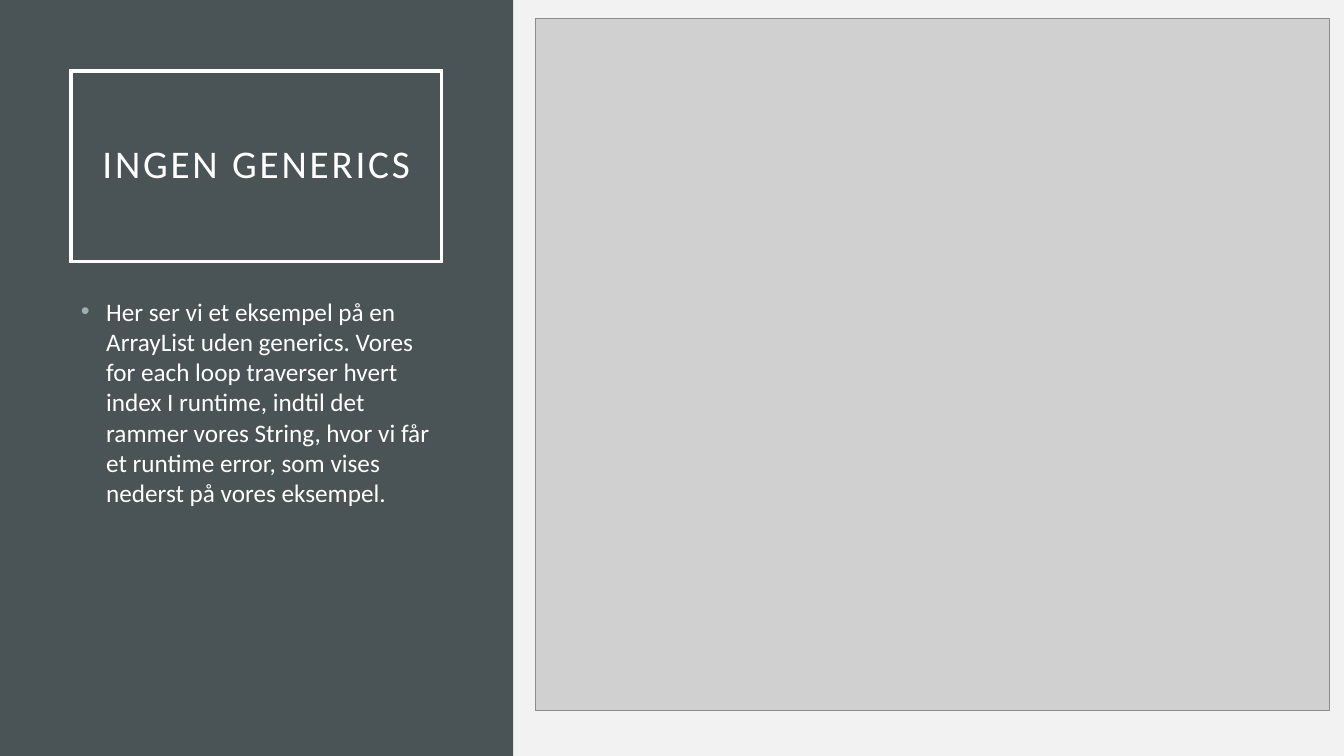
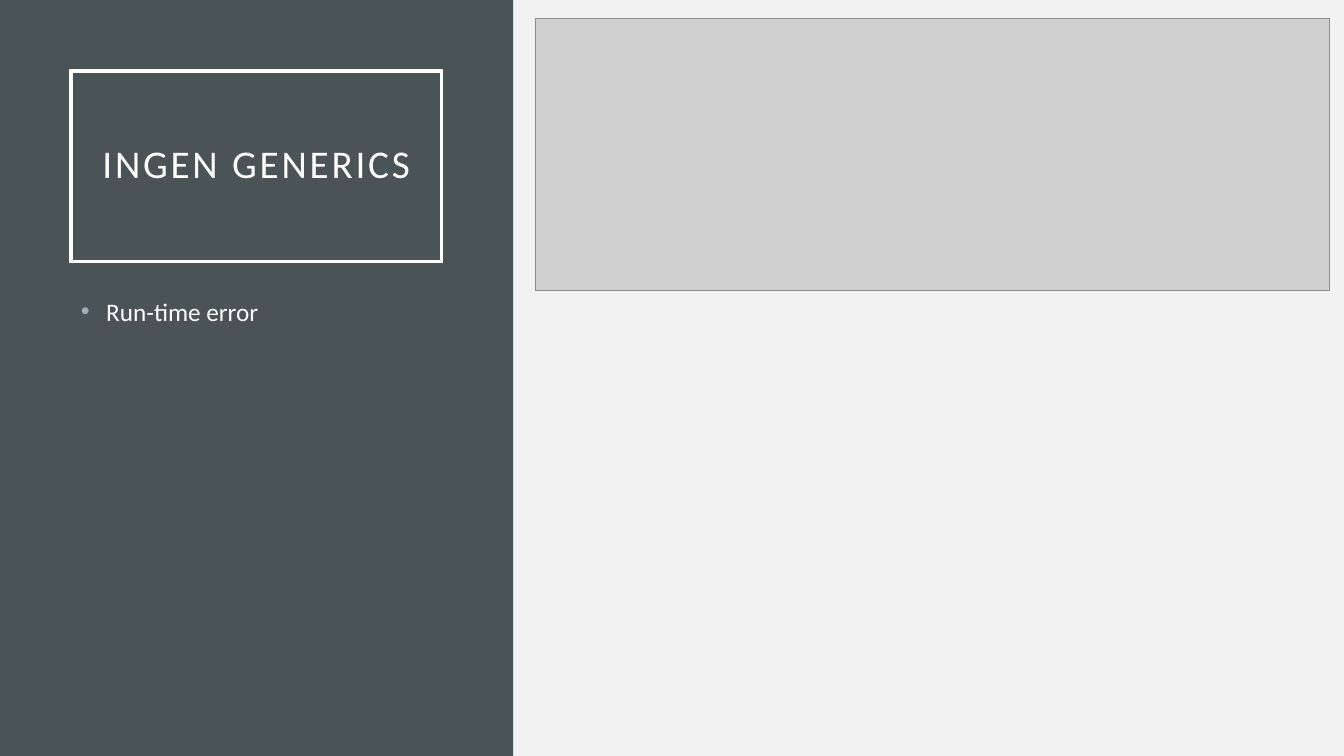
Before and after one commit to ortismal/3.-semester-SWC-TEK-slides, a slide deck: slide 3 of Interface&Generics.pptx. Drawn at 1344x756 pixels with LibreOffice and Linux fonts; fonts in the diff are those of the drawing; grey boxes stand for pictures. Boxes give left, top, right and bottom in pixels: in the first picture for what was removed or moved away, otherwise in the second. Text is boxed around its words. In the diff, an @@ line names an element or a change of style, - is before the commit and + after.

```diff
--- a/Interface&Generics.pptx
+++ b/Interface&Generics.pptx
@@ picture: place and size @@
-picture at [535, 19, 1330, 711]
+picture at [535, 19, 1330, 291]
@@ text at [106, 303, 258, 321]: text changed @@
-• Her ser vi et eksempel på en ArrayList uden generics. Vores for each loop traverser hvert index I runtime, indtil det rammer vores String, hvor vi får et runtime error, som vises nederst på vores eksempel.
+• Run-time error
```
Also in this commit, not shown: 4 other slides changed, 2 slides removed, 9 other files.
